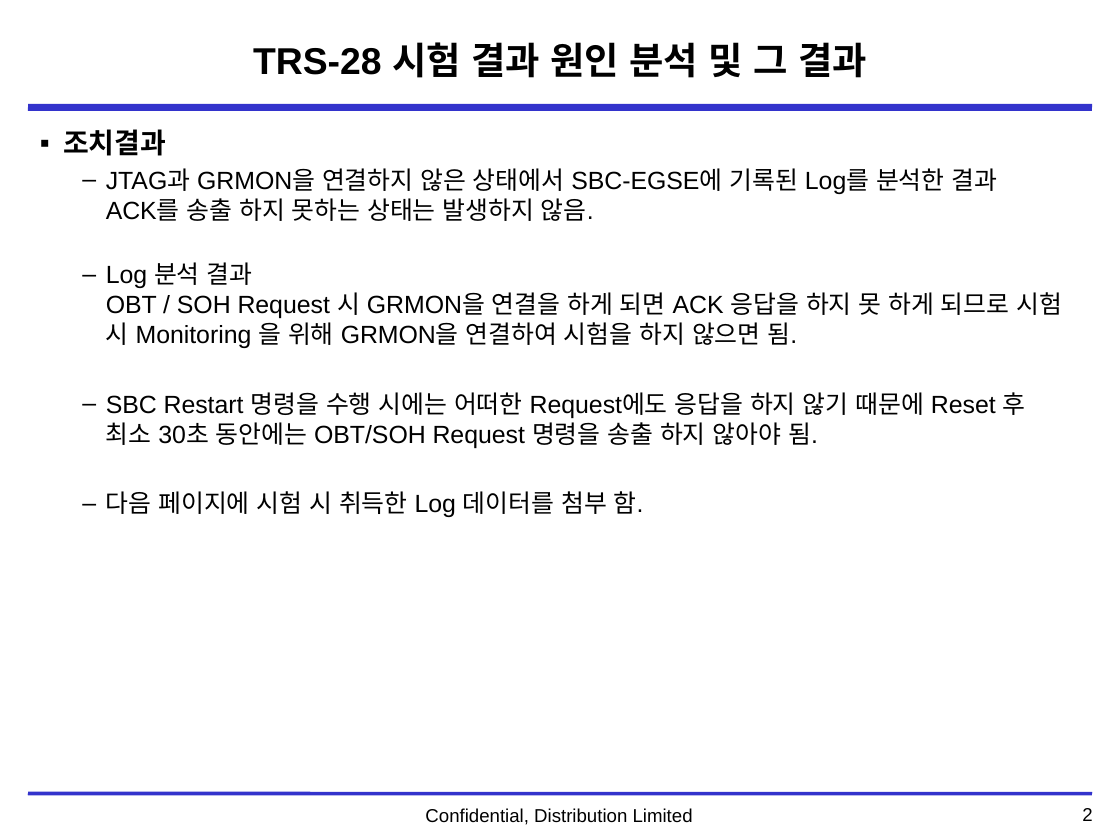
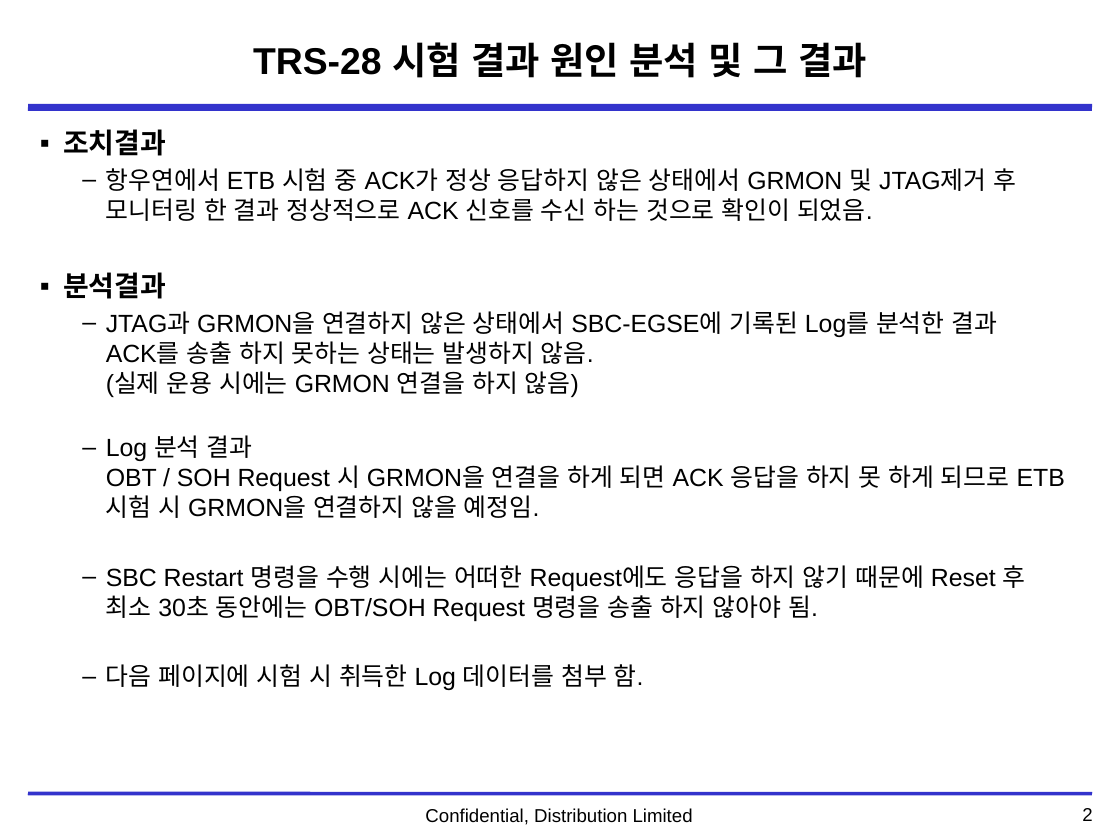
Before and after one commit to ds1hvh/Dev-Docu, a slide deck: slide 3 of 1. Project/DTNPL/Weekly Report/DTN_SBC-TRS28-분석 20200831.pptx. Drawn at 1120x840 pixels with LibreOffice and Linux fonts; fonts in the diff are those of the drawing; background and template pictures are left out. Boxes give left, top, right and bottom in pixels: in the first picture for what was removed or moved away, otherwise in the second. Text is boxed around its words. In the diff, an @@ line names an element or a change of style, - is before the commit and + after.

Commit message:
Update DTN_SBC-TRS28-분석 20200831.pptx
200902 - 내용 수정

```diff
--- a/1. Project/DTNPL/Weekly Report/DTN_SBC-TRS28-분석 20200831.pptx
+++ b/1. Project/DTNPL/Weekly Report/DTN_SBC-TRS28-분석 20200831.pptx
@@ text at (63,168,1065,518): text changed @@
-  – JTAG과 GRMON을 연결하지 않은 상태에서 SBC-EGSE에 기록된 Log를 분석한 결과
-    ACK를 송출 하지 못하는 상태는 발생하지 않음.
-  – Log 분석 결과
-    OBT / SOH Request 시 GRMON을 연결을 하게 되면 ACK 응답을 하지 못 하게 되므로 시험 시 Monitoring 을 위해 GRMON을 연결하여 시험을 하지 않으면 됨.
+  – 항우연에서 ETB 시험 중 ACK가 정상 응답하지 않은 상태에서 GRMON 및 JTAG제거 후 모니터링 한 결과 정상적으로 ACK 신호를 수신 하는 것으로 확인이 되었음.
+▪ 분석결과
+  – JTAG과 GRMON을 연결하지 않은 상태에서 SBC-EGSE에 기록된 Log를 분석한 결과
+    ACK를 송출 하지 못하는 상태는 발생하지 않음.
+    (실제 운용 시에는 GRMON 연결을 하지 않음)
+  – Log 분석 결과
+    OBT / SOH Request 시 GRMON을 연결을 하게 되면 ACK 응답을 하지 못 하게 되므로 ETB 시험 시 GRMON을 연결하지 않을 예정임.
```
Also in this commit, not shown: 1 other slide changed, 1 slide added, 1 slide removed.
